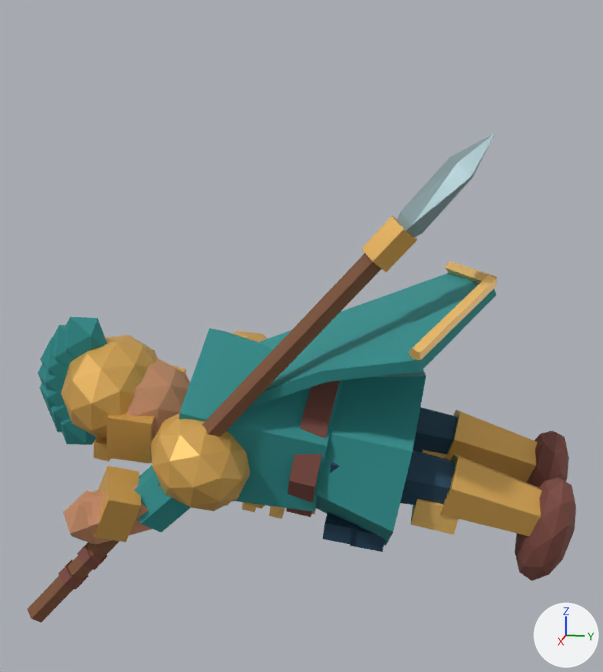
An edit to the Blender file art/blend/thekla.blend, drawn before and after from the same camera.
The view is the same before and after, from a camera (50 mm lens) standing at (2.93, -0.15, 1.31) and looking at (0.16, -0.71, 0.61). The axes (+X, +Y, +Z) are drawn at lower right. The lights are the same throughout. The older version comes first. Both versions are drawn at frame 15 of the action 'Cast • Weapon arm'; the numbers are the values there.

In view in the first picture: 'Ash haft', 'Boot.001', 'Dyed cape', 'Forged leaf point', 'Forged pauldron.001', 'Greave', 'Greave.001', 'Guard plate.001', 'Helmet bowl', 'Pleated hem', 'Reinforced belt', 'Ribbed jerkin' and 29 more.
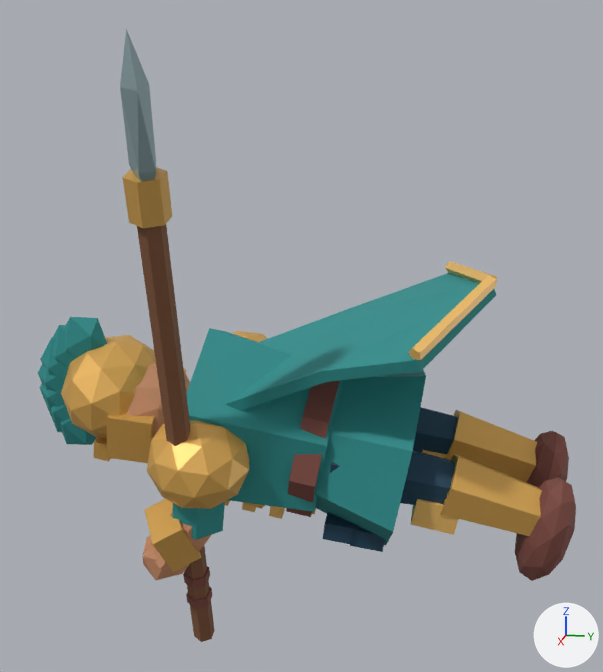
ob_weapon_arm is not drawn itself; it is the parent of ob_forged_pauldron_001, ob_sleeve_001, ob_forearm_001, ob_guard_plate_001, ob_gripping_hand_001, ob_ash_haft, ob_bronze_ferrule, ob_forged_leaf_point.

Where the change shows, as pixel boxes [x1, y1, x2, y2] in the pictures (603 x 672 px):
'Ash haft', turned
    before: [27, 253, 381, 623]
    after: [137, 225, 215, 642]
'Forged pauldron.001', turned
    before: [151, 414, 250, 511]
    after: [147, 421, 250, 509]
'Forged leaf point', turned
    before: [397, 134, 495, 238]
    after: [120, 29, 156, 181]
'Guard plate.001', turned
    before: [94, 466, 141, 542]
    after: [145, 499, 202, 572]
'Bronze ferrule', turned
    before: [361, 216, 417, 272]
    after: [122, 167, 172, 228]
'Sleeve.001', turned
    before: [134, 465, 191, 532]
    after: [172, 502, 225, 540]
'Gripping hand.001', turned
    before: [63, 490, 97, 544]
    after: [142, 536, 179, 580]
'Forearm.001', turned
    before: [84, 484, 152, 544]
    after: [145, 511, 211, 574]
'Haft lashing.001', turned
    before: [77, 542, 107, 570]
    after: [183, 566, 210, 589]
'Haft lashing', turned
    before: [58, 560, 88, 590]
    after: [186, 586, 212, 609]

The change in detail:
Object 'Weapon arm' (ob_weapon_arm) turns from (-125, 23, 0) to (-80, 29, 0) degrees about x, y and z.
